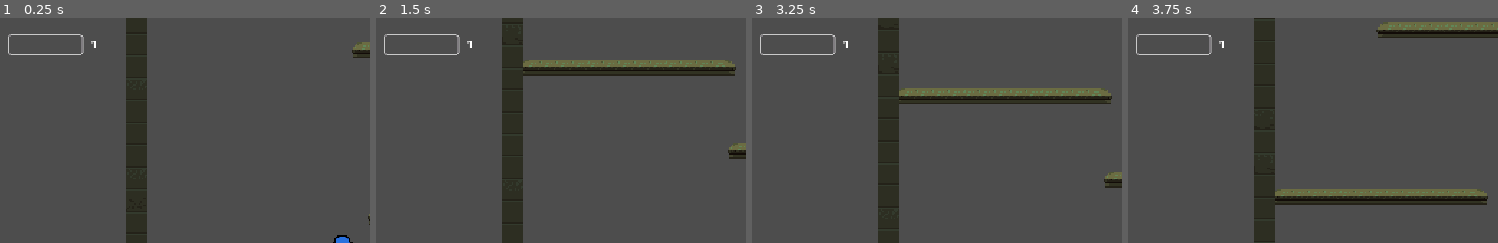
Above: before the commit, frames 1-4 (left to right).
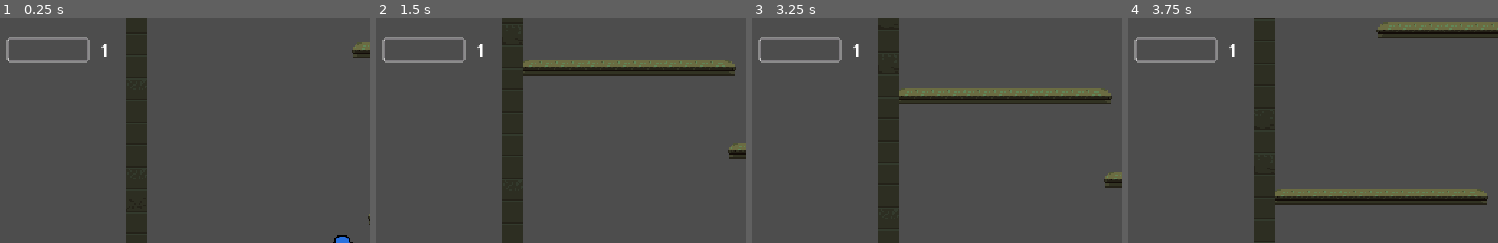
Above: after the commit, the same moments.

Repository: DoktorZnak/ice-tower-dz
Game: Godot game, scene res://scenes/main/main.tscn
The game is run twice, just before and just after one commit, with the same random seed, the same clock (stepped at 60 frames per second) and the same inputs.
Inputs:
- Up to frame 1 (0.25 s): no input
- Up to frame 2 (1.5 s): hold D (right) from 0.53 s (still down); tap Space (jump) at 0.77 s
- Up to frame 3 (3.25 s): tap Space (jump) at 1.52, 3.02 s; release D (right) at 2.03 s; hold A (left) 2.03-2.78 s; hold D (right) from 2.78 s (still down)
- Up to frame 4 (3.75 s): keep holding D (right)
The pictures show only the part of the screen within x 0-50%, y 0-50%; the shares and areas given below are measured in that part.

The runs differ from the first frame. In frame 1, 1.0% of the frame differs, in the area x 1-29%, y 7-20%; in frame 2, 1.0%; in frame 3, 1.0%; in frame 4, 1.0%.

Commit message:
walls-asset

Diff:
--- a/my_theme.tres
+++ b/my_theme.tres
@@ -1,4 +1,7 @@
 [gd_resource type="Theme" format=3 uid="uid://6lg0wm2cmc00"]
+
+[sub_resource type="StyleBoxFlat" id="StyleBoxFlat_wncaf"]
+bg_color = Color(0.6, 0.6, 0.6, 0)
 
 [sub_resource type="StyleBoxFlat" id="StyleBoxFlat_hduts"]
 bg_color = Color(0.627451, 0.5803922, 0.6431373, 0)
@@ -45,6 +48,9 @@
 corner_radius_bottom_left = 100
 
 [resource]
+BluePlusBtn/base_type = &"Button"
+BluePlusBtn/colors/font_color = Color(0.7145799, 0.73112077, 0.9873783, 1)
+BluePlusBtn/styles/normal = SubResource("StyleBoxFlat_wncaf")
 ProgressBar/colors/font_color = Color(0.87058824, 0.87058824, 0.87058824, 0)
 ProgressBar/styles/background = SubResource("StyleBoxFlat_hduts")
 ProgressBar/styles/fill = SubResource("StyleBoxFlat_kiwll")
@@ -52,7 +58,6 @@
 blackLabel/colors/font_color = Color(0, 0, 0, 1)
 greenLabel/base_type = &"Label"
 greenLabel/colors/font_color = Color(0.34509805, 0.59607846, 0.22352941, 1)
-roundedBtn/base_type = &"Button"
 roundedBtn/styles/hover = SubResource("StyleBoxFlat_pvayc")
 roundedBtn/styles/normal = SubResource("StyleBoxFlat_kyomd")
 roundedBtn/styles/pressed = SubResource("StyleBoxFlat_djh02")
--- a/scenes/_partials/level_ui/level_ui.gd
+++ b/scenes/_partials/level_ui/level_ui.gd
@@ -1,25 +1,24 @@
 extends Control
 
 func _ready() -> void:
-	$ProgressBar.max_value = GameManager.xp_needed
-	$ProgressBar.value = GameManager.current_xp
-	$levelLabel.text = str(GameManager.level)
+	$HBoxContainer/ProgressBar.max_value = GameManager.xp_needed
+	$HBoxContainer/ProgressBar.value = GameManager.current_xp
+	$HBoxContainer/levelLabel.text = str(GameManager.level)
 	GameManager.xp_changed.connect(_on_xp_changed)
 	GameManager.level_up_signal.connect(_on_level_up)
 
 func _on_xp_changed(amount):
-	updateProgressBar(GameManager.current_xp, GameManager.xp_needed)
-	updateXpLabel(amount)
+	update_progress_bar(GameManager.current_xp, GameManager.xp_needed)
+	update_xp_label(amount)
 
 func _on_level_up(new_level):
-	$levelLabel.text = str(new_level)
+	$HBoxContainer/levelLabel.text = str(new_level)
 
+func update_progress_bar(current_xp, xp_needed):
+	$HBoxContainer/ProgressBar.max_value = xp_needed
+	$HBoxContainer/ProgressBar.value = current_xp
 
-func updateProgressBar(current_xp, xp_needed):
-	$ProgressBar.max_value = xp_needed
-	$ProgressBar.value = current_xp
-
-func updateXpLabel(amount):
+func update_xp_label(amount):
 	var xp_label = $XPLabel.duplicate()
 	add_child(xp_label)
 	xp_label.text = "+"+str(amount)
@@ -27,9 +26,6 @@
 	xp_label.visible = true
 
 	var tween = create_tween().set_parallel(true)
-
 	tween.tween_property(xp_label, 'position:y', xp_label.position.y - 35, 0.5).set_trans(Tween.TRANS_QUAD)
-
 	tween.tween_property(xp_label, "modulate:a", 0.0, 1)
-
 	tween.chain().tween_callback(Callable(xp_label, "queue_free"))
--- a/scenes/_partials/level_ui/level_ui.tscn
+++ b/scenes/_partials/level_ui/level_ui.tscn
@@ -11,14 +11,8 @@
 anchor_bottom = 0.5
 grow_horizontal = 2
 grow_vertical = 2
+scale = Vector2(1.5, 1.5)
 script = ExtResource("1_b0f2m")
-
-[node name="ProgressBar" type="ProgressBar" parent="." unique_id=1065985849]
-layout_mode = 0
-offset_right = 105.0
-offset_bottom = 27.0
-theme_override_constants/outline_size = 0
-value = 69.03
 
 [node name="XPLabel" type="Label" parent="." unique_id=887285394]
 visible = false
@@ -30,10 +24,23 @@
 theme_override_colors/font_color = Color(0.77881634, 0.77881616, 1.1551381e-06, 1)
 text = "+5"
 
-[node name="levelLabel" type="Label" parent="." unique_id=916641490]
+[node name="HBoxContainer" type="HBoxContainer" parent="." unique_id=1082695975]
 layout_mode = 0
-offset_left = 117.0
-offset_top = 1.0
-offset_right = 127.0
-offset_bottom = 24.0
+offset_right = 151.0
+offset_bottom = 36.0
+scale = Vector2(0.79, 0.79)
+theme_override_constants/separation = 14
+
+[node name="ProgressBar" type="ProgressBar" parent="HBoxContainer" unique_id=1065985849]
+custom_minimum_size = Vector2(96.49, 0)
+layout_mode = 2
+size_flags_horizontal = 4
+size_flags_vertical = 4
+theme_override_constants/outline_size = 0
+value = 69.03
+
+[node name="levelLabel" type="Label" parent="HBoxContainer" unique_id=916641490]
+layout_mode = 2
+size_flags_horizontal = 4
+theme_override_font_sizes/font_size = 21
 text = "1"
Binary file added: assets/wall-new.png
Not shown, added: assets/wall-new.png.import
Not shown, changed: assets/.DS_Store
